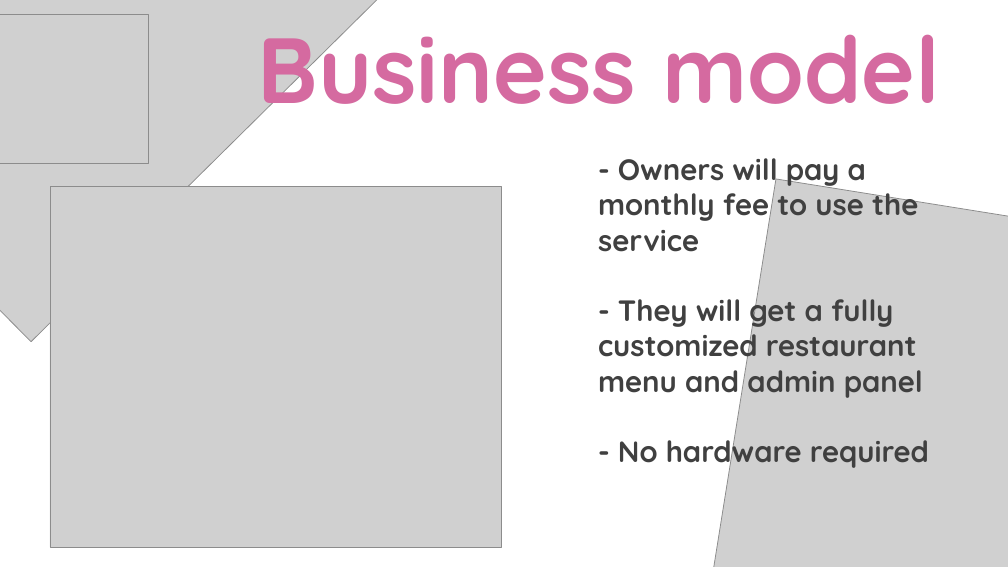
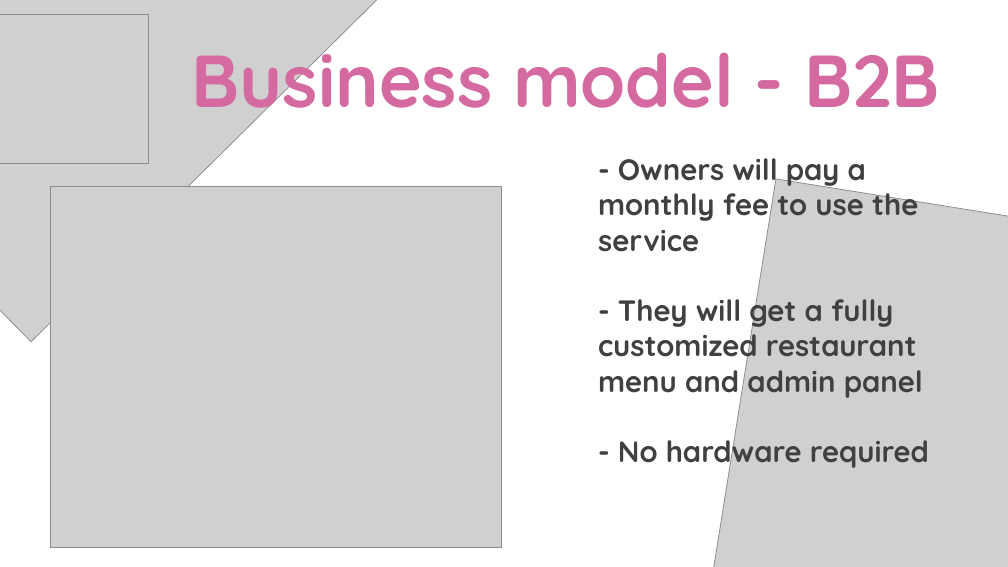
Before and after one commit to DeliriumProducts/luncher-box, a slide deck: slide 7 of presentation/softuniada/presentation.pptx (slide 4 before the commit). Drawn at 1008x567 pixels with LibreOffice and Linux fonts; fonts in the diff are those of the drawing; grey boxes stand for pictures. Boxes give left, top, right and bottom in pixels: in the first picture for what was removed or moved away, otherwise in the second. Text is boxed around its words. In the diff, an @@ line names an element or a change of style, - is before the commit and + after.

```diff
--- a/presentation/softuniada/presentation.pptx
+++ b/presentation/softuniada/presentation.pptx
@@ text at [191,31,940,127]: text changed; size 88 to 70 pt @@
-Business model
+Business model - B2B
```
Also in this commit, not shown: 1 other slide changed, 4 slides added.
